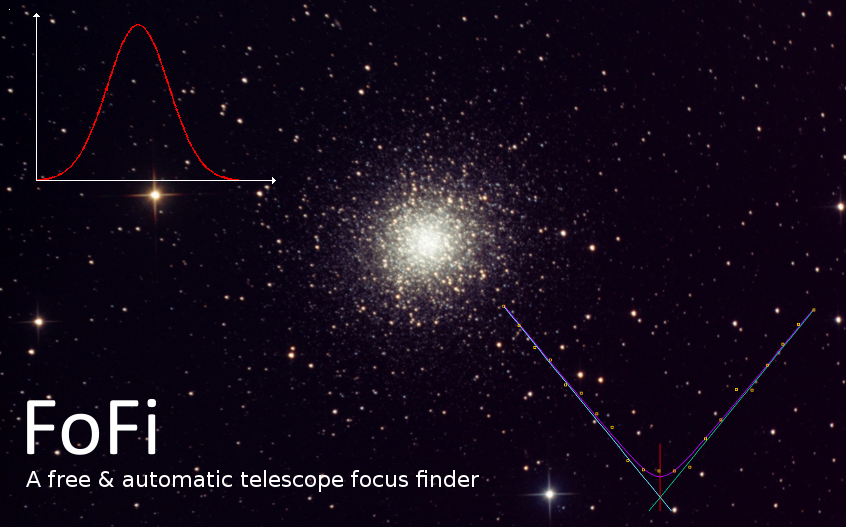
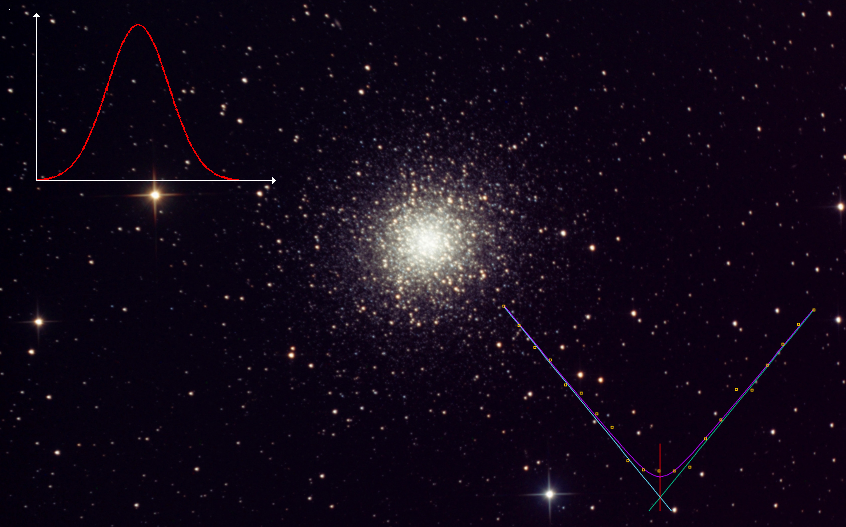
Two versions of the same layered image (846 × 527). Layer-by-layer changes:
hid "A free & automatic telescope f..." over [26, 470, 479, 492]
hid "FoFi ..." over [27, 398, 156, 455]
